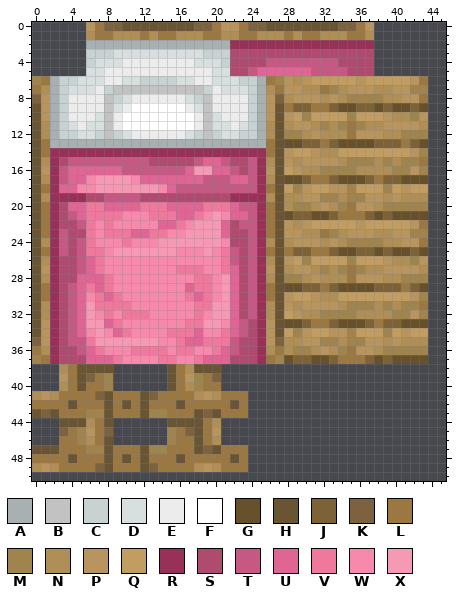
File history of a pixel-art sprite, textures/entity/bed/pink.png. This is how it looked before the edit.
The file is 64x64 pixels. Colours within 5 levels of each other are drawn and written as one. Shown: x 0..45, y 0..50.
Palette (. is transparent): A #a8b0b1  B #c2c2c2  C #c7d3d3  D #d8dfdf  E #ececec  F #ffffff  G #67502c  H #695433  J #7e6237  K #7c623e  L #9b7742  M #9f844d  N #af8f55  P #b8945f  Q #c29d62  R #983157  S #b04b70  T #c55983  U #de6594  V #ee799c  W #f689ac  X #f699b4
Pixels before, first column x 0:
 0 ......PLKKHHHHHHHHKKLPPLKKHHHHHHHHKKLP......
 1 ......NLLNNNLNLLNNNLLNNLLNNNLNLLNNNLLN......
 2 ......AAAAAAAAAAAAAAAARRRRRRRRRRRRRRRR......
 3 ......CCCDDDDDDDDDDCCCSSSSSSSSSSSSSSSS......
 4 ......CDDDEEEEEEEEDDDCSSSSTTTTTTTTSSSS......
 5 ......DDEEEEEEEEEEEEDDSSTUUUUUUTTTTSSS......
 6 MLACCDDDEEDDCCCCDDEEDDDCCALMPNPQQQQQPQQQQQPL
 7 LNACDDDECBBBBBBBBBBCEDDDCANLPPNNLMNPPPNNPPMM
 8 KPACEEEEBCDEEEEEEDCBEEEECAPKNPPPNPNMMMMNNPPL
 9 HPACEEEEBDEFFFFFFEDBEEEECAPHLJJLLJGGJJGJGGJG
10 HPACEEEDBEFFFFFFFFEBDEEECAPHPQMQQQQMQQQPNNMP
11 HNACDEDDBEFFFFFFFFEBDDEDCANHNPPNMNMLMNNPPPPN
12 HNACCDDCBCDEEEEEEDCBCDDCCANHMMNPNNNLPPPNNMMM
13 HLAAAAAAAAAAAAAAAAAAAAAAAALHGGJJLJGGGGJJJLJG
14 HLRRRRRRRRRRRRRRRRRRRRRRRRLHPQQPNNQQQQQQQQPM
15 HNRSTTTTTTTTTSSSSSTUUTSSTRNHPNPPPPNMMMNMNMML
16 HPRTUUUUUUTTTTTTTUXXUUTSTRPHQPNNMMMMNNNNMMPM
17 HNRTUUWXXXXWUUUUUUUTTTUUTRNHGGJLLJGGGJLJJGGG
18 HLRUUWWXXXXXXXWUTTTTTTTTTRLHQMPQQPPMQQQMQPQQ
19 HNRRRRSSTTTTSSSSSSSSSSRRRRNHNNPPMMNMMPPNPNNN
20 HLRSUUVVUUUUVVVUUUUVVVUTTRLHNMMNPNMLPPNMMMMM
21 HLRSTUVVVVWWWVVVUUVWXWUUTRLHGJJGGJLLLJGJGGGG
22 HLRSSTVWVWWWWWUUVWXXXUSTTRLHPNPQQQQQPQQQQQPL
23 HLRTSSVWVVVUUVVWWXXXXUSSTRLHPPNNLMNPPPNNPPMM
24 HNRTSTVWWWVWWWXXXXXXXWSSTRNHNPPPNPNMMMMNNPPL
25 HLRTSTVVWXXXXXXXWWWXWVTSTRLHLJJLLJGGJJGJGGJG
26 HNRSSTUVWWWWWWWWWWWWWVTSTRNHPQMQQQQMQQQPNNMP
27 HPRSSTUVWWWWWWWWVVVWWVUSTRPHNPPNMNMLMNNPPPPN
28 HNRSSUUUVWWWWWWWWWVVWXUSTRNHMMNPNNNLPPPNNMMM
29 HLRSTUVUVWWWWWWWWUVVWXUSTRLHGGJJLJGGGGJJJLJG
30 HLRSTUWVUVWWWWWWWVUVWXUSTRLHPQQPNNQQQQQQQQPM
31 HNRSTUXVVVVWWWWWWWVVXXUSTRNHPNPPPPNMMMNMNMML
32 HNRSTUXWVWVVVWWWWWVWXXUSTRNHQPNNMMMMNNNNMMPM
33 HPRSTUXXUVWWWWWWWVVXXWUTSRPHGGJLLJGGGJLJJGGG
34 HPRSTUWXWUVWWWWVVVUWWVUTSRPHQMPQQPPMQQQMQPQQ
35 KPRSTTVXXXXXXXWWVUUVVVTSSRPKNNPPMMNMMPPNPNNN
36 LNRSSTUVWWWVVVVWVVWWVUTSSRNLNMMNPNMLPPNMMMMM
37 MLRSSSUUUVWWWWVVWWVUUUSSSRLMGJJGGJLLLJGJGGGG
38 ...NLHHHH......HLNHHH.......................
39 ...PLHKLM......HLPMLK.......................
40 ...NLHLLM......HLNMLL.......................
41 NPNLLLLKHLLLHKLLLLNPNLLL....................
42 LLLLHLLLHLHLHLLLHLLLLLHL....................
43 HKHLLLMMHLLLHMMLLLHKHLLL....................
44 ...HHHNLH......HHHHLN.......................
45 ...KLMPLK......MLKHLP.......................
46 ...LLMNLH......MLLHLN.......................
47 HHHLLLMMHLLLHMMLLLHKHLLL....................
48 LLLLHLLLHLHLHLLLHLLLLLHL....................
49 NPNLLLLKHLLLHKLLLLNPNLLL....................
And afterwards:
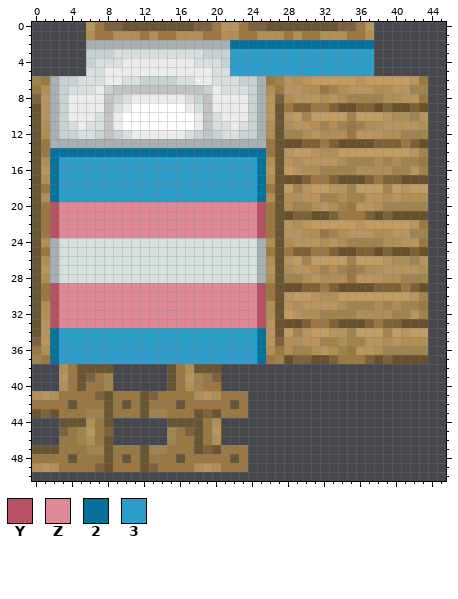
Colours new in this view: Y #b75262  Z #df8896  2 #06719b  3 #2d9eca
What changed:
y 2: x 22..37 RRRRRRRRRRRRRRRR -> 2222222222222222
y 3: x 22..37 SSSSSSSSSSSSSSSS -> 3333333333333333
y 4: x 22..37 SSSSTTTTTTTTSSSS -> 3333333333333333
y 5: x 22..37 SSTUUUUUUTTTTSSS -> 3333333333333333
y 14: x 2..25 RRRRRRRRRRRRRRRRRRRRRRRR -> 222222222222222222222222
y 15: x 2..25 RSTTTTTTTTTSSSSSTUUTSSTR -> 233333333333333333333332
y 16: x 2..25 RTUUUUUUTTTTTTTUXXUUTSTR -> 233333333333333333333332
y 17: x 2..25 RTUUWXXXXWUUUUUUUTTTUUTR -> 233333333333333333333332
y 18: x 2..25 RUUWWXXXXXXXWUTTTTTTTTTR -> 233333333333333333333332
y 19: x 2..25 RRRRSSTTTTSSSSSSSSSSRRRR -> 233333333333333333333332
y 20: x 2..25 RSUUVVUUUUVVVUUUUVVVUTTR -> YZZZZZZZZZZZZZZZZZZZZZZY
y 21: x 2..25 RSTUVVVVWWWVVVUUVWXWUUTR -> YZZZZZZZZZZZZZZZZZZZZZZY
y 22: x 2..25 RSSTVWVWWWWWUUVWXXXUSTTR -> YZZZZZZZZZZZZZZZZZZZZZZY
y 23: x 2..25 RTSSVWVVVUUVVWWXXXXUSSTR -> YZZZZZZZZZZZZZZZZZZZZZZY
y 24: x 2..25 RTSTVWWWVWWWXXXXXXXWSSTR -> ADDDDDDDDDDDDDDDDDDDDDDA
y 25: x 2..25 RTSTVVWXXXXXXXWWWXWVTSTR -> ADDDDDDDDDDDDDDDDDDDDDDA
y 26: x 2..25 RSSTUVWWWWWWWWWWWWWVTSTR -> ADDDDDDDDDDDDDDDDDDDDDDA
y 27: x 2..25 RSSTUVWWWWWWWWVVVWWVUSTR -> ADDDDDDDDDDDDDDDDDDDDDDA
y 28: x 2..25 RSSUUUVWWWWWWWWWVVWXUSTR -> ADDDDDDDDDDDDDDDDDDDDDDA
y 29: x 2..25 RSTUVUVWWWWWWWWUVVWXUSTR -> YZZZZZZZZZZZZZZZZZZZZZZY
y 30: x 2..25 RSTUWVUVWWWWWWWVUVWXUSTR -> YZZZZZZZZZZZZZZZZZZZZZZY
y 31: x 2..25 RSTUXVVVVWWWWWWWVVXXUSTR -> YZZZZZZZZZZZZZZZZZZZZZZY
y 32: x 2..25 RSTUXWVWVVVWWWWWVWXXUSTR -> YZZZZZZZZZZZZZZZZZZZZZZY
y 33: x 2..25 RSTUXXUVWWWWWWWVVXXWUTSR -> YZZZZZZZZZZZZZZZZZZZZZZY
y 34: x 2..25 RSTUWXWUVWWWWVVVUWWVUTSR -> 233333333333333333333332
y 35: x 2..25 RSTTVXXXXXXXWWVUUVVVTSSR -> 233333333333333333333332
y 36: x 2..25 RSSTUVWWWVVVVWVVWWVUTSSR -> 233333333333333333333332
y 37: x 2..25 RSSSUUUVWWWWVVWWVUUUSSSR -> 233333333333333333333332
Boxes around the changes in both pictures, in picture pixels (x1, y1, x2, y2):
changed: (230, 40, 374, 76)
changed: (50, 148, 266, 364)
